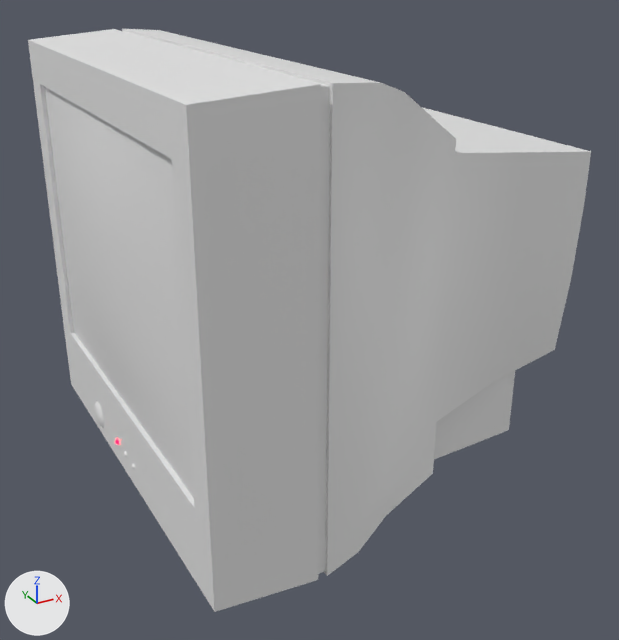
Two versions of the FBX model TummyCon/Assets/Models/Screen.fbx, one commit apart.
Before and after are seen from a camera (50 mm lens) standing at (-0.429, -0.814, 0.603) and looking at (0.009, -0.017, 0.204). The lights are fixed; the arrows at lower left show +X, +Y and +Z. The first picture is the older version. Where no turn or scale is listed for an object, it has been applied to the vertices.

Objects in the first picture: 'CRT screen'.
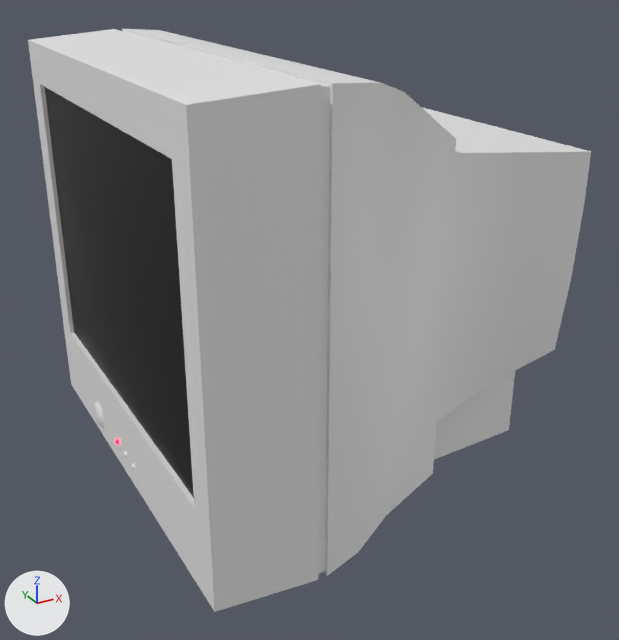
Where the change shows, as pixel boxes [x1, y1, x2, y2] in the pictures (619 x 640 px):
'CRT screen', recoloured (white to black)
    both: [38, 83, 197, 508]

Patch to the scene script:
```diff
--- a/TummyCon/Assets/Models/Screen.fbx.py
+++ b/TummyCon/Assets/Models/Screen.fbx.py
@@ mat_screen @@
 mat_screen = principled_material('screen')
-mat_screen.base_color = (0.8, 0.8, 0.8)  # white #e7e7e7
+mat_screen.base_color = (0.0, 0.0, 0.0)  # black #000000
```
